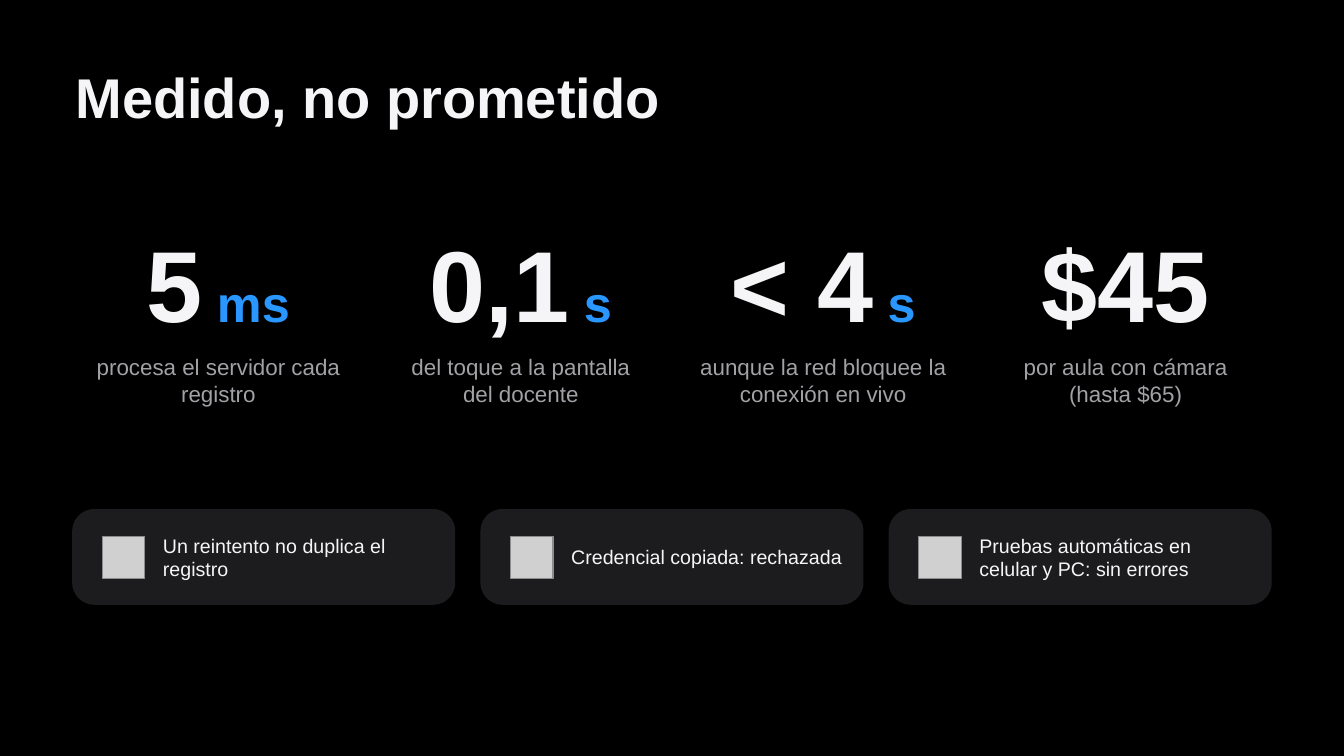
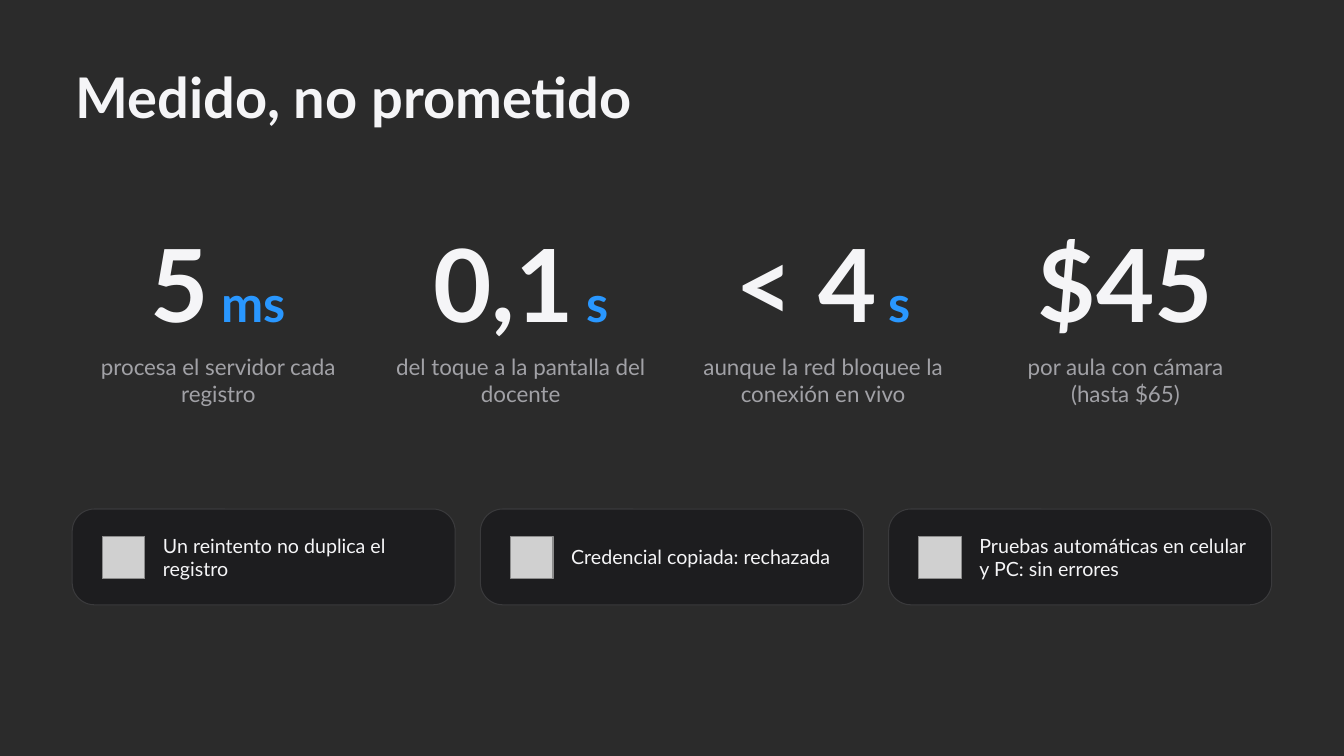
Before and after one commit to danielh121220-cmd/N.A.V.I., a slide deck: slide 9 of docs/NAVI_Presentacion_Killtronic.pptx. Drawn at 1344x756 pixels with LibreOffice and Linux fonts; fonts in the diff are those of the drawing; grey boxes stand for pictures; background and template pictures are left out; a plain dark background stands for a picture behind light text. Boxes give left, top, right and bottom in pixels: in the first picture for what was removed or moved away, otherwise in the second. Text is boxed around its words. In the diff, an @@ line names an element or a change of style, - is before the commit and + after.

```diff
--- a/docs/NAVI_Presentacion_Killtronic.pptx
+++ b/docs/NAVI_Presentacion_Killtronic.pptx
@@ background #000000 to picture (left out) @@
@@ fill #1C1C1E to #1C1C1E at 88% opacity; outline none to #3A3A3C 0.75 pt in 3 elements at [73,509,456,605], [481,509,864,605], [889,509,1272,605] @@
@@ font Arial to Lato in 12 elements at [76,76,631,128], [151,249,286,323], [101,358,335,406], [433,248,608,336], [396,358,646,402], [818,249,911,323], [703,358,942,402], [1038,239,1213,334], [1028,358,1223,405], [163,538,385,580], [571,549,831,568], [979,538,1246,580] @@
```
Also in this commit, not shown: 10 other slides changed, 33 other files.
